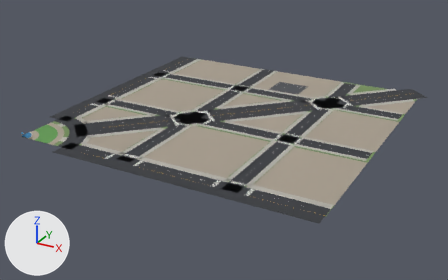
The FBX model Assets/Party/Art/City/Ground25/Ground_4_4.fbx as it was, and as the next commit left it.
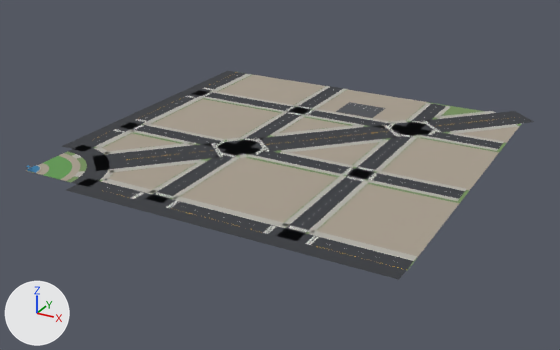
The first picture shows the older version from a camera (50 mm lens) standing at (227.0, -438.0, 192.0) and looking at (-6.0, -14.0, -20.0). The close-ups show the older and then the newer version on the part from 0% to 100% of the width and 0% to 100% of the height of that picture. Only the edits that show in the close-ups are written down. Arrows for +X, +Y and +Z are at lower left; the lights stay in place. Vertices at exactly the same position are counted once.

Names of what the first close-up shows: 'Ground_4_4'.
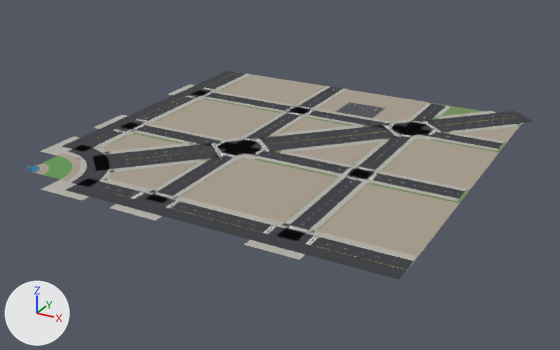
The edits, one by one:
me_ground_4_4 is used by ob_ground_4_4; location (0.0, 0.0, 0.0).
me_ground_4_4 had 5973 vertices, 2880 faces and spanned x -135.0..132.0, y -135.0..137.0, z 0.0..3.0.
me_ground_4_4 now has 6017 vertices, 2891 faces and spans x -141.0..132.0, y -141.0..137.0, z 0.0..3.0.
Part 1, on me_ground_4_4:
26 vertices are added at x -141.0..70.0, y -141.0..81.0, z 0.0.
12 new vertices lie (32.0, 0.0, 0.0) away from vertices in x -141.0..43.0, y -141.0..75.0, z 0.0.
6 new vertices lie (38.0, 0.0, 0.0) away from vertices in x -113.0..40.0, y -113.0..81.0, z 0.0.
11 new faces join them, mat_city25_acera (grey #b3b0a8).

Boxes (x1, y1, x2, y2) around the edits, measured in the close-ups (560 x 350 px):
part 1 of me_ground_4_4, added: after (40, 84, 431, 260)
